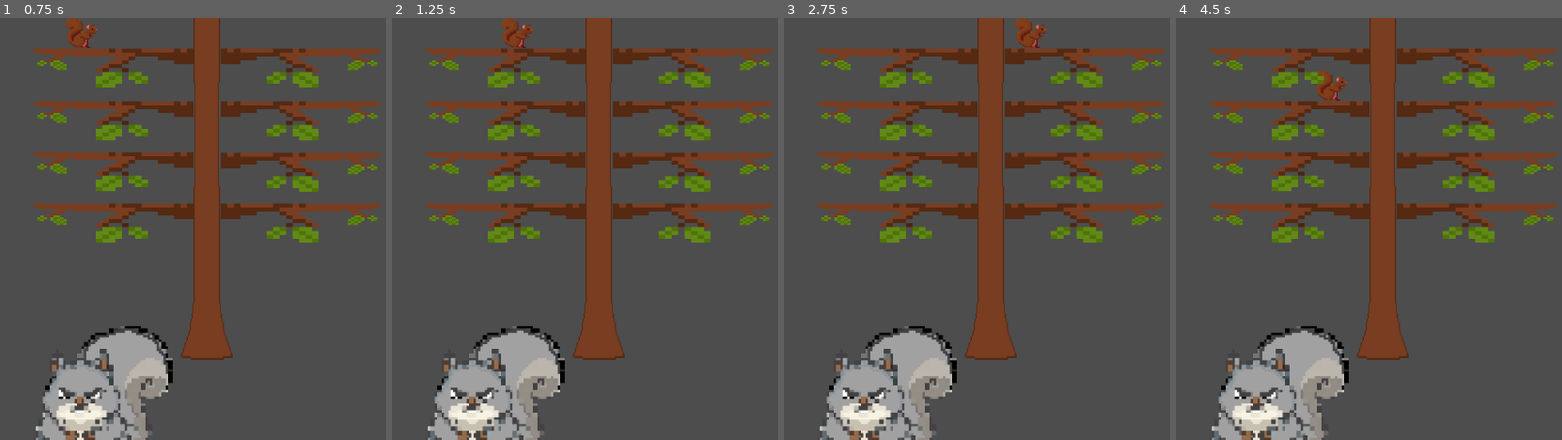
Above: before the commit, frames 1-4 (left to right).
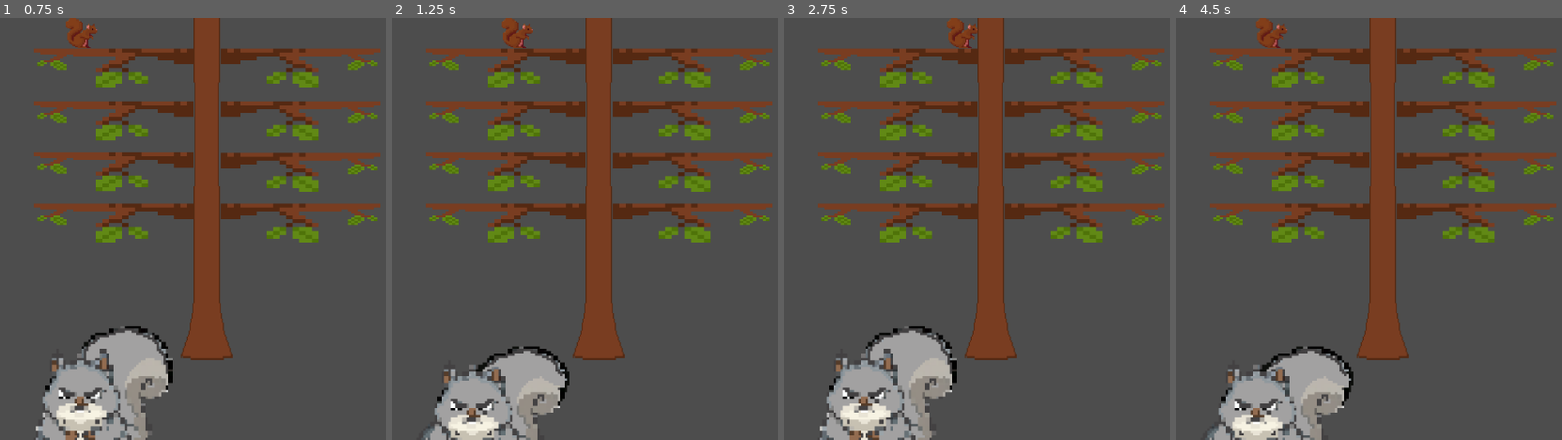
Above: after the commit, the same moments.

Repository: Ike-l/Something-Nutty
Game: Godot game, scene res://scenes/environment.tscn
The game is run twice, just before and just after one commit, with the same random seed, the same clock (stepped at 60 frames per second) and the same inputs.
Inputs:
- Up to frame 1 (0.75 s): tap Enter at 0.5 s; hold D (move_right) from 0.53 s (still down); tap F (launch_acorn) at 0.6 s
- Up to frame 2 (1.25 s): keep holding D (move_right)
- Up to frame 3 (2.75 s): release D (move_right) at 1.28 s; hold S (move_down) 1.28-2.03 s; tap F (launch_acorn) at 1.35, 2.1 s; tap Space at 2 s; hold D (move_right) from 2.03 s (still down)
- Up to frame 4 (4.5 s): release D (move_right) at 2.78 s; hold W (move_up) 2.78-3.53 s; tap F (launch_acorn) at 2.85, 3.6, 4.35 s; hold L (move_left) from 3.53 s (still down)

Frame 1 is identical in both runs. In frame 2, 5.0% of the frame differs, in the area x 8-46%, y 73-100%; in frame 3, 0.7%; in frame 4, 5.7%, in the area x 8-46%, y 0-100%.

Commit message:
fixed dave

Diff:
--- a/scenes/environment.tscn
+++ b/scenes/environment.tscn
@@ -3,8 +3,8 @@
 [ext_resource type="Script" uid="uid://cxn8rtjg71wse" path="res://scripts/environment.gd" id="1_d5dl1"]
 [ext_resource type="PackedScene" uid="uid://nn3cxg8w23s7" path="res://scenes/Sir Nut.tscn" id="2_fm4en"]
 [ext_resource type="Texture2D" uid="uid://be06envijc4pp" path="res://assets/SquirrelFrame1.png" id="3_0psjf"]
-[ext_resource type="PackedScene" uid="uid://binuyqm458jt6" path="res://scenes/Tree.tscn" id="3_d5dl1"]
-[ext_resource type="Script" uid="uid://gjogryhtjxsk" path="res://Trunk.gd" id="4_hlc4h"]
+[ext_resource type="PackedScene" uid="uid://binuyqm458jt6" path="res://scenes/tree.tscn" id="3_d5dl1"]
+[ext_resource type="Script" path="res://scenes/Trunk.gd" id="4_hlc4h"]
 [ext_resource type="Texture2D" uid="uid://csd63d68d56mc" path="res://assets/SquirrelFrame4.png" id="4_yyxhd"]
 [ext_resource type="Texture2D" uid="uid://132q8nexmu3y" path="res://assets/SquirrelFrame2.png" id="5_dmsi2"]
 [ext_resource type="Texture2D" uid="uid://bcj8o2vbu7efn" path="res://assets/SquirrelFrame3.png" id="6_ofm7x"]
@@ -16,6 +16,7 @@
 [ext_resource type="Texture2D" uid="uid://w8fg48sd0y8b" path="res://assets/DaveFront.png" id="12_375xh"]
 [ext_resource type="Texture2D" uid="uid://71wmu7erpxpr" path="res://assets/DaveSide.png" id="13_6p5pf"]
 [ext_resource type="Texture2D" uid="uid://buykdx06yq5wc" path="res://assets/DaveRight.png" id="14_t8dep"]
+[ext_resource type="Script" uid="uid://lywep3fi8err" path="res://scripts/dave.gd" id="15_dmsi2"]
 
 [sub_resource type="AtlasTexture" id="AtlasTexture_dmsi2"]
 atlas = ExtResource("7_dmsi2")
@@ -230,9 +231,6 @@
 "name": &"right",
 "speed": 2.0
 }]
-
-[sub_resource type="RectangleShape2D" id="RectangleShape2D_ofm7x"]
-size = Vector2(151.25, 236)
 
 [node name="Environment" type="Node2D"]
 script = ExtResource("1_d5dl1")
@@ -320,12 +318,12 @@
 [node name="Dave" type="AnimatedSprite2D" parent="Dave"]
 scale = Vector2(0.35, 0.35)
 sprite_frames = SubResource("SpriteFrames_f0uwl")
-
-[node name="CharacterBody2D" type="CharacterBody2D" parent="Dave"]
-
-[node name="CollisionShape2D" type="CollisionShape2D" parent="Dave/CharacterBody2D"]
-position = Vector2(-31, 20)
-shape = SubResource("RectangleShape2D_ofm7x")
+script = ExtResource("15_dmsi2")
+
+[node name="Timer" type="Timer" parent="Dave"]
+autostart = true
+
+[connection signal="timeout" from="Dave/Timer" to="Dave/Dave" method="_on_timer_timeout"]
 
 [editable path="SirNut"]
 [editable path="Tree"]
--- a/scripts/dave.gd
+++ b/scripts/dave.gd
@@ -1,6 +1,6 @@
 extends AnimatedSprite2D
 @export var speed = 200
-@onready var my_timer = $Timer
+@onready var my_timer = $"../Timer"
 var screen_size
 enum state {moving, idle, throwing}
 var curr_state = state.moving
